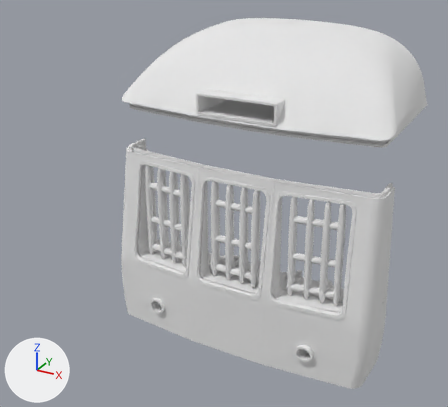
A saved change to the Blender file cab_front_and_roof.blend.
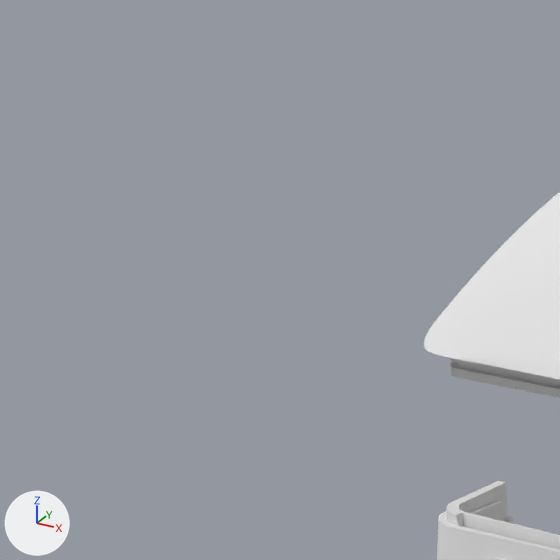
There are two pictures of each version: one whole from a camera (50 mm lens) standing at (2.16, -6.1, 5.26) and looking at (-0.76, -0.8, 2.61), one close up on the part from 0% to 36% of the width and 0% to 40% of the height. The lights are fixed; the arrows at lower left show +X, +Y and +Z.

Names of what the first close-up shows: 'Cab Front', 'Cab Roof'.
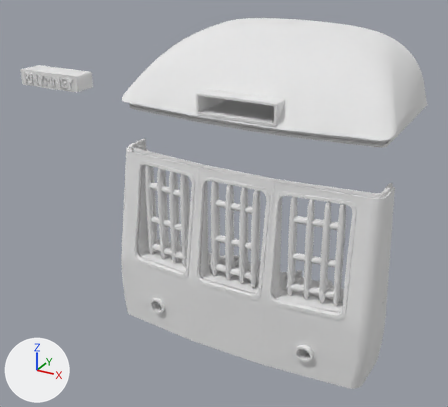
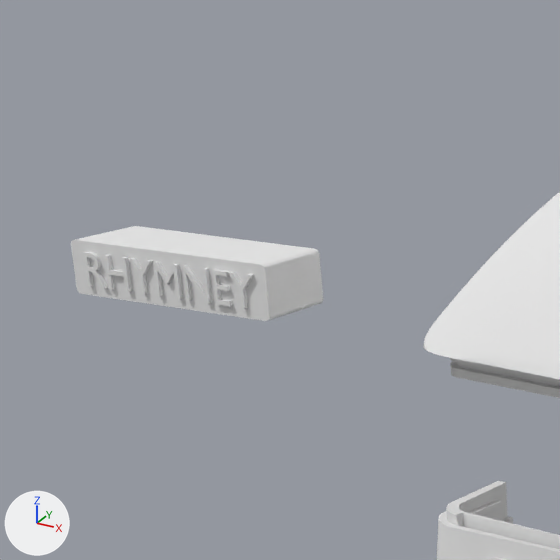
Commit message: Add destination plate to cab_front_and_roof.blend.

What changed in the scene script:
```text
Add me_cutext:
    me_cutext.from_pydata(...)  # 350 vertices, 193 faces; spans x -0.94..5.26, y -0.41..0.92, z -2.87..-0.69
    # faces by material slot: [2, 191]
    me_cutext.materials.append(mat_material_001)  # white #e7e7e7
    me_cutext.materials.append(mat_material_002)  # white #e7e7e7
Add ob_destination:
    ob_destination = bpy.data.objects.new('Destination', me_cutext)
    ob_destination.location = (-2.672, -1.574, 3.847)
    ob_destination.rotation_euler = (1.571, 0.0, 0.0)  # degrees (90, 0, 0)
    ob_destination.scale = (0.12, 0.121, 0.118)
```

What differs and where, as boxes [x1, y1, x2, y2] in the close-ups (560 x 560 px):
'Destination', added
    after: [71, 226, 323, 321]
